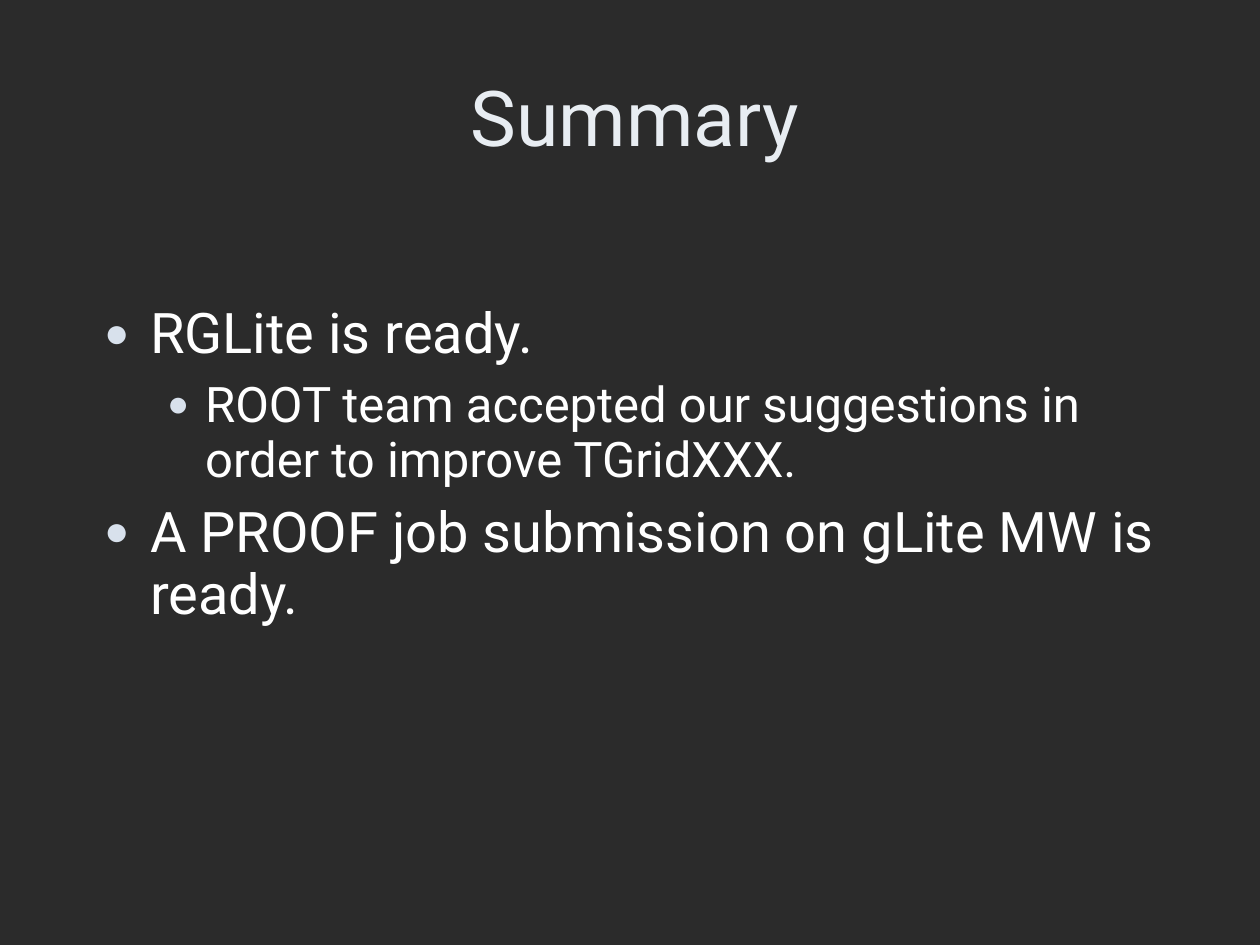
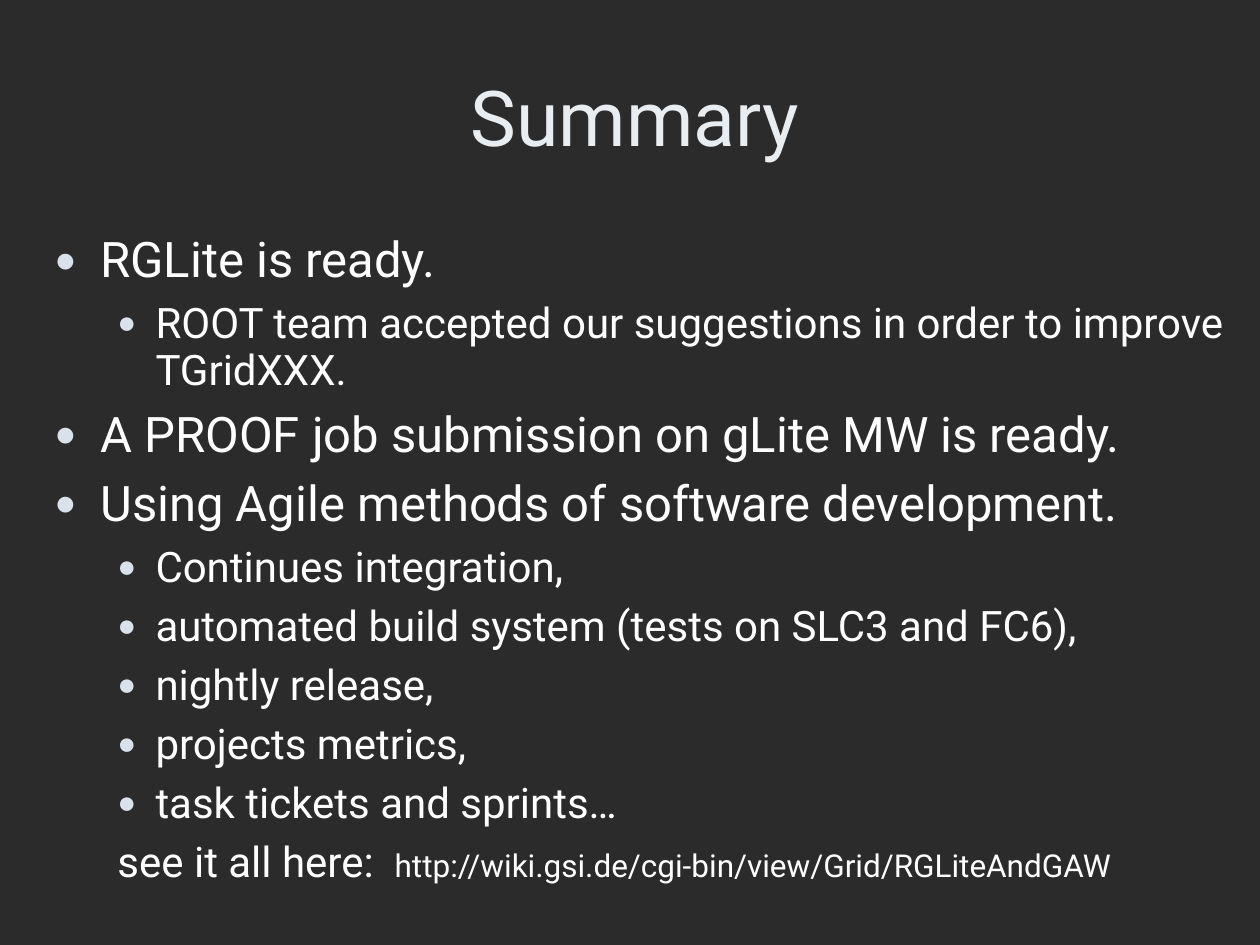
Before and after one commit to AnarManafov/PoDDocumentation, a slide deck: slide 7 of HEPCG-Workshops/2007-Jun/HEPCG-Workshops-2007-Jun(GSI).ppt. Drawn at 1260x945 pixels with LibreOffice and Linux fonts; fonts in the diff are those of the drawing; background and template pictures are left out; a plain dark background stands for a picture behind light text. Boxes give left, top, right and bottom in pixels: in the first picture for what was removed or moved away, otherwise in the second. Text is boxed around its words. In the diff, an @@ line names an element or a change of style, - is before the commit and + after.

```diff
--- a/HEPCG-Workshops/2007-Jun/HEPCG-Workshops-2007-Jun(GSI).ppt
+++ b/HEPCG-Workshops/2007-Jun/HEPCG-Workshops-2007-Jun(GSI).ppt
@@ text "RGLite is ready.": place and size @@
-text "RGLite is ready." at (150,311,1154,626)
+text "RGLite is ready." at (100,240,1223,884)
@@ text at (100,240,1223,463): size 32 to 28 pt in "RGLite is ready.", "A PROOF job submission on gLite MW ..."; size 28 to 24 pt in "ROOT team accepted our suggestions in order ..." @@
@@ text at (100,483,1118,884): paragraphs added @@
+● Using Agile methods of software development.
+  ● Continues integration,
+  ● automated build system (tests on SLC3 and FC6),
+  ● nightly release,
+  ● projects metrics,
+  ● task tickets and sprints…
+  see it all here: http://wiki.gsi.de/cgi-bin/view/Grid/RGLiteAndGAW
```
Also in this commit, not shown: 3 other slides changed, 1 other file.
